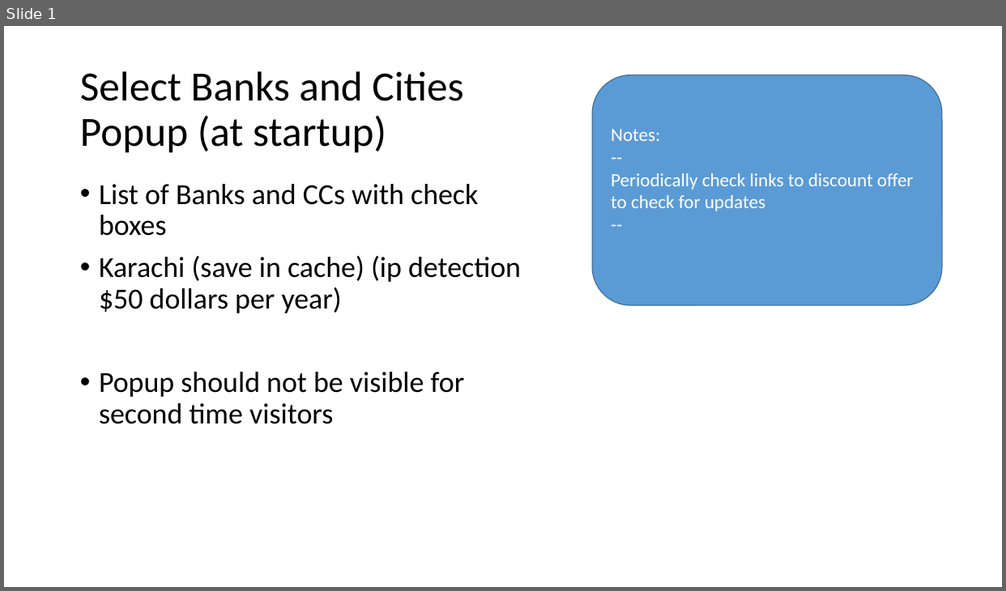
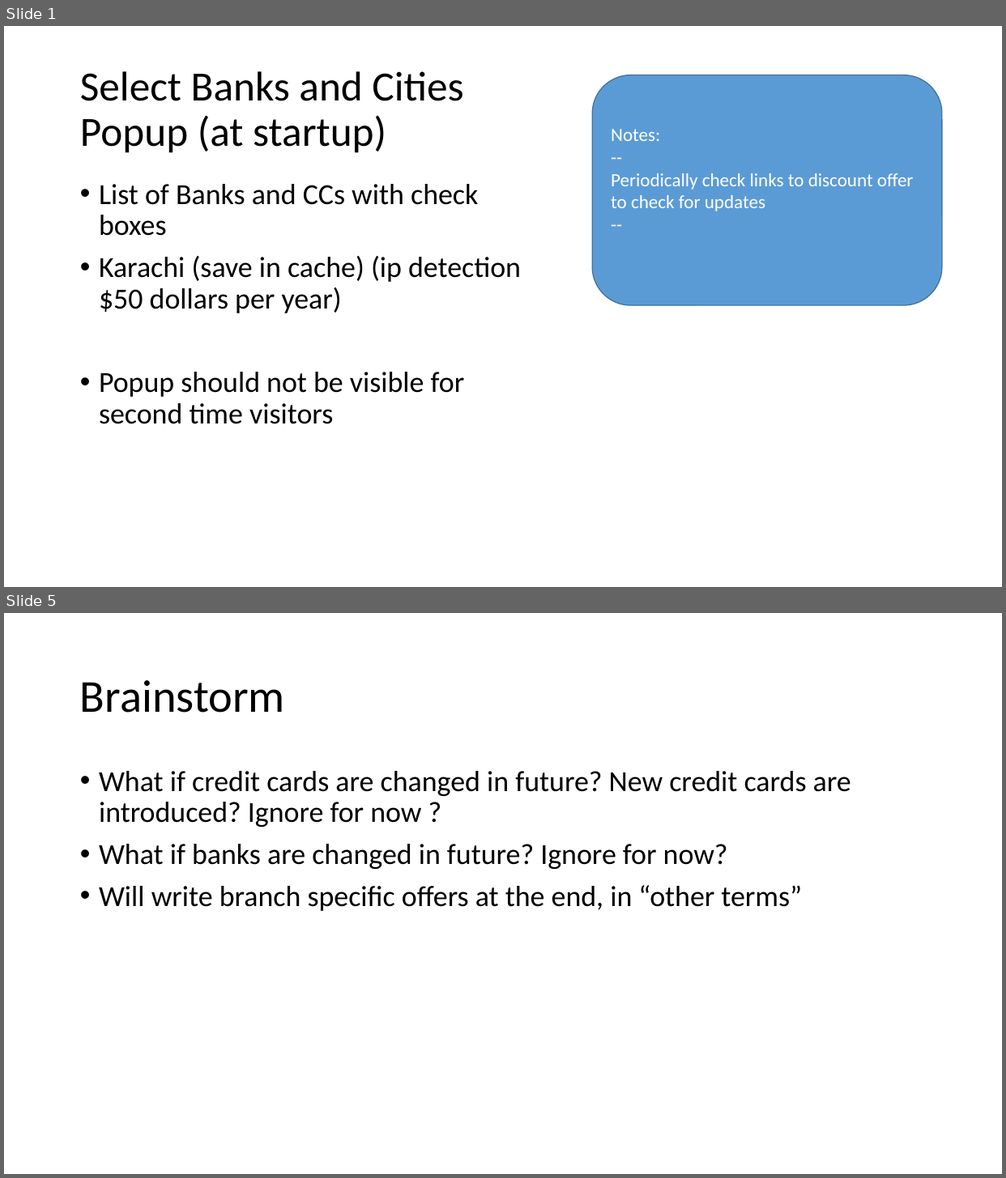
Before and after one commit to mohammed52/something.pk, a slide deck: app-design/design.pptx. Shown one above the other, each under a label of ours: slide 1 before the commit, slides 1 and 5 after it; the slides between them are not shown. The pictures are 1006x591 and 1006x1178 pixels, drawn with LibreOffice and Linux fonts; fonts in the diff are those of the drawing. Boxes give left, top, right and bottom in pixels: in the first picture for what was removed or moved away, otherwise in the second. Text is boxed around its words. In the diff, an @@ line names an element or a change of style, - is before the commit and + after.

```diff
--- a/app-design/design.pptx
+++ b/app-design/design.pptx
@@ slide 5 added at box(4, 613, 1002, 1174), background #FFFFFF @@
@@ title added at box(80, 680, 285, 713), 44 pt, text #000000 @@
+Brainstorm
@@ text added at box(99, 771, 851, 911), 28 pt, text #000000 @@
+• What if credit cards are changed in future? New credit cards are introduced? Ignore for now ?
+• What if banks are changed in future? Ignore for now?
+• Will write branch specific offers at the end, in “other terms”
```
Also in this commit, not shown: 2 slides changed, 1 other slide added, 3 other files.
